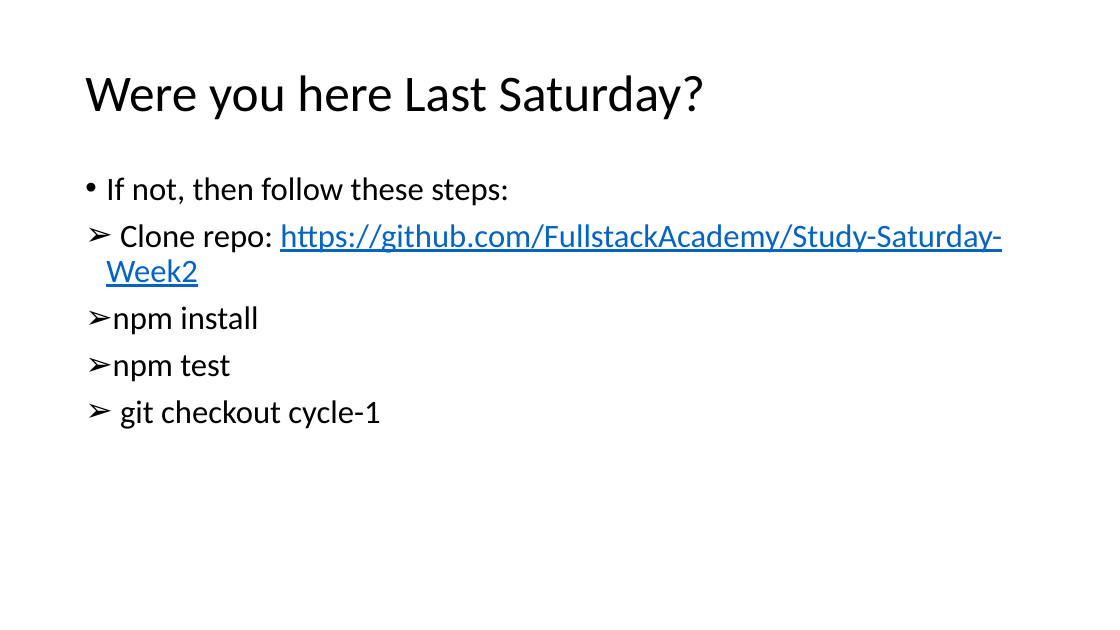
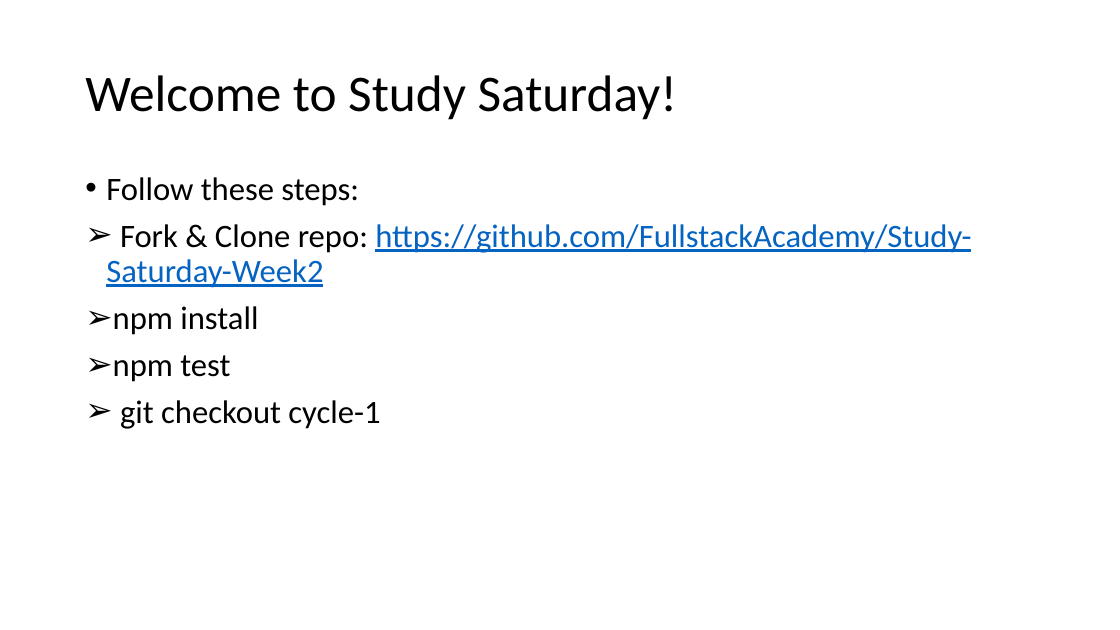
Before and after one commit to FullstackAcademy/Study-Saturday-Express-Sequelize, a slide deck: slide 2 of Study Staurday - w2.pptx. Drawn at 1120x630 pixels with LibreOffice and Linux fonts; fonts in the diff are those of the drawing. Boxes give left, top, right and bottom in pixels: in the first picture for what was removed or moved away, otherwise in the second. Text is boxed around its words. In the diff, an @@ line names an element or a change of style, - is before the commit and + after.

Commit message:
updated ppt and pdf

```diff
--- a/Study Staurday - w2.pptx
+++ b/Study Staurday - w2.pptx
@@ title at (85,75,678,120): text changed @@
-Were you here Last Saturday?
+Welcome to Study Saturday!
@@ text at (106,177,971,288): text changed @@
-• If not, then follow these steps:
-➢ Clone repo: https://github.com/FullstackAcademy/Study-Saturday-Week2
+• Follow these steps:
+➢ Fork & Clone repo: https://github.com/FullstackAcademy/Study-Saturday-Week2
```
Also in this commit, not shown: 1 other file.
